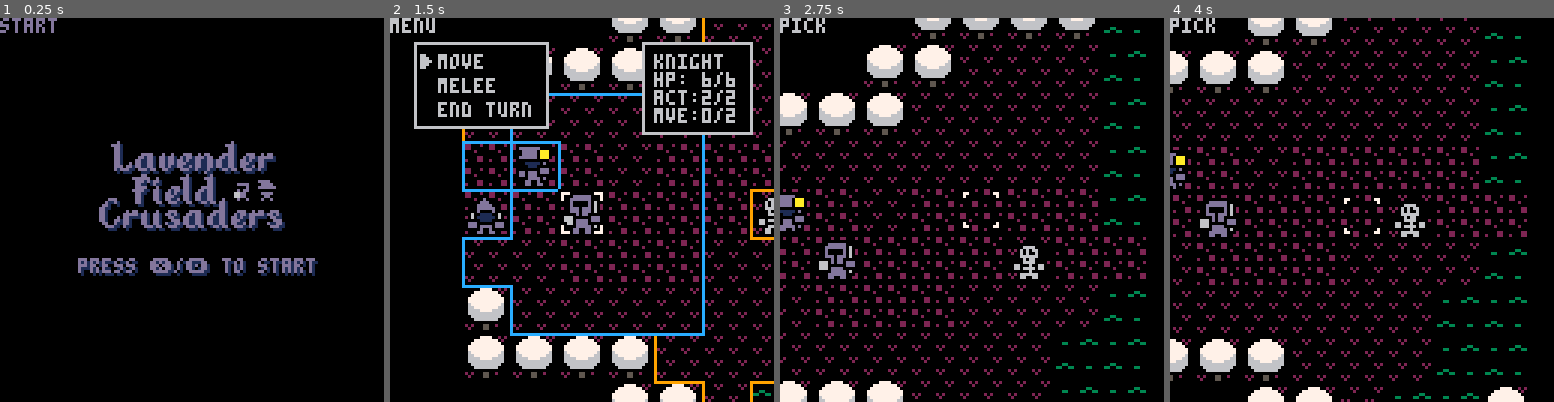
Above: before the commit, frames 1-4 (left to right).
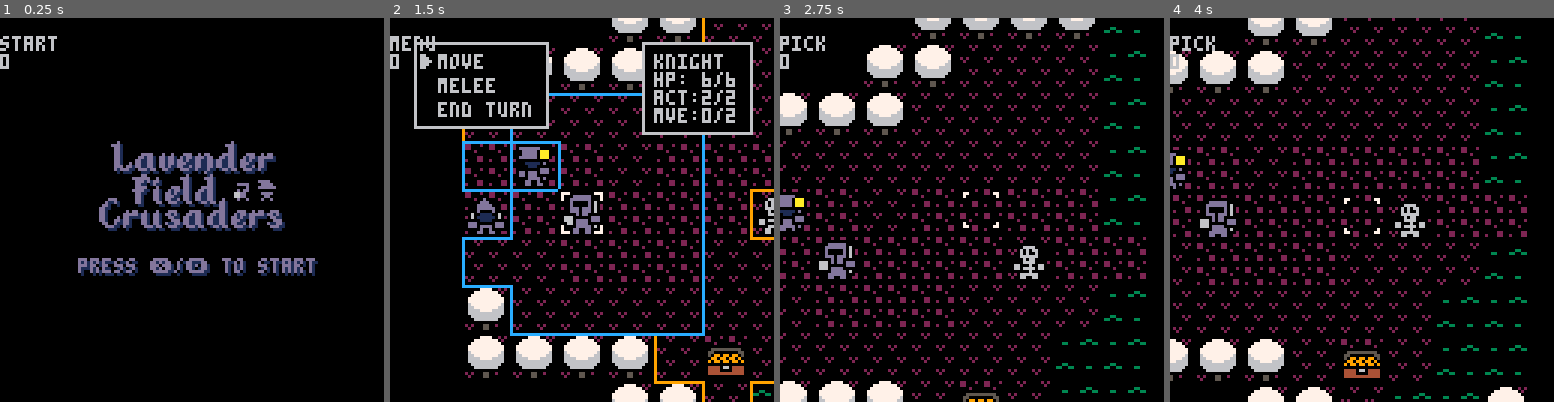
Above: after the commit, the same moments.

Repository: Amelia-Mowers/lavender_field
Game: PICO-8 cartridge lavender_field.p8
Same seed, same stepped clock (60 frames per second), same inputs: the game is played once before the commit and once after it.
Inputs:
- Up to frame 1 (0.25 s): no input
- Up to frame 2 (1.5 s): tap X (X key) at 0.33, 1.07 s; tap O (Z key) at 0.7 s
- Up to frame 3 (2.75 s): hold Right 1.6-2.1 s; tap O (Z key) at 1.7, 2.1, 2.5 s; tap X (X key) at 1.85 s; hold Up 2.15-2.42 s; hold Right from 2.47 s (still down)
- Up to frame 4 (4 s): tap O (Z key) at 2.9, 3.3, 3.7 s; tap X (X key) at 2.97 s; release Right at 3.03 s; hold Left 3.08-3.58 s; hold Down 3.63-3.97 s

The runs differ from the first frame. In frame 1, 0.6% of the frame differs, in the area x 0-15%, y 0-14%; in frame 2, 1.1%, in the area x 0-93%, y 0-94%; in frame 3, 0.7%; in frame 4, 1.1%.

Commit message:
loot and move onto stuff

Diff:
--- a/lavender_field.p8
+++ b/lavender_field.p8
@@ -269,7 +269,7 @@
 2020202020201020202020201020202010101010101010321010101010101010320000000000000000000000000000000000000000000000000000000000000000000000000000000000000000000000000000000000000000000000000000000000000000000000000000000000000000000000000000000000000000000000
 1010202020101010301010101010101010103232323210101010101010101010320000000000000000000000000000000000000000000000000000000000000000000000000000000000000000000000000000000000000000000000000000000000000000000000000000000000000000000000000000000000000000000000
 3210101010101030301010103232323232321010321010101010101010101010320000000000000000000000000000000000000000000000000000000000000000000000000000000000000000000000000000000000000000000000000000000000000000000000000000000000000000000000000000000000000000000000
-3232323210101030301032323232323232101010101010101010101010101010320000000000000000000000000000000000000000000000000000000000000000000000000000000000000000000000000000000000000000000000000000000000000000000000000000000000000000000000000000000000000000000000
+3232323210221030301032323232323232101010101010101010101010101010320000000000000000000000000000000000000000000000000000000000000000000000000000000000000000000000000000000000000000000000000000000000000000000000000000000000000000000000000000000000000000000000
 3232323232103030323232323232323232101010101010101010101010101010320000000000000000000000000000000000000000000000000000000000000000000000000000000000000000000000000000000000000000000000000000000000000000000000000000000000000000000000000000000000000000000000
 3232323232323032323232323232323232101010101010101010101010101010320000000000000000000000000000000000000000000000000000000000000000000000000000000000000000000000000000000000000000000000000000000000000000000000000000000000000000000000000000000000000000000000
 3232323232323030323232323232323232101010101010101010101010101010320000000000000000000000000000000000000000000000000000000000000000000000000000000000000000000000000000000000000000000000000000000000000000000000000000000000000000000000000000000000000000000000
--- a/mod/_draw.lua
+++ b/mod/_draw.lua
@@ -16,6 +16,10 @@
     cls()
     render_victory()
   end
-   print(state, 0, 0)
-   print(debug_print)
+  add(debug_print, state)
+  add(debug_print, exp)
+  print("",0,0,6)
+  for a in all(debug_print) do
+    print(a)
   end
+end
--- a/mod/_init.lua
+++ b/mod/_init.lua
@@ -1,64 +1,66 @@
 function _init()
-    debug_print = ""
-    init_action_menu()
-    init_status_window()
+  debug_print = {}
+  init_action_menu()
+  init_status_window()
 
-    cur_map = maps.trail
+  exp = 0
 
-    state = "start"
-    next_state = nil
+  cur_map = maps.trail
 
-    bounds = vec2:new(15, 15)
+  state = "start"
+  next_state = nil
 
-    anim_timer
-     = timer:new(.5)
+  bounds = vec2:new(15, 15)
 
-    select_cool
-     = timer:new(0.3)
+  anim_timer
+    = timer:new(.5)
 
-    move_cooldown
-     = timer:new(0.6)
+  select_cool
+    = timer:new(0.3)
 
-    moved_last = false
+  move_cooldown
+    = timer:new(0.6)
 
-    e_action_timer
-      = timer:new(0.6)
-    e_action_timer.finished
-      = true
+  moved_last = false
 
-    pointer = insert({
-      {pos_c, vec2:new()},
-      {
-        sprite_c,
-        sprite:new(st.point,5)
-      },
-    })
+  e_action_timer
+    = timer:new(0.6)
+  e_action_timer.finished
+    = true
 
-    camera_focus = pointer
-    camera_pos = vec2:new()
+  pointer = insert({
+    {pos_c, vec2:new()},
+    {
+      sprite_c,
+      sprite:new(st.point,5)
+    },
+  })
 
-    target = insert({
-      {pos_c, vec2:new()},
-      {
-        sprite_c,
-        sprite:new(st.point,4)
-      },
-      {palette_c, {[7] = 6}},
-      {states_visible_c, {
-        target = true,
-        menu = true,
-      }}
-    })
-    target_selection = nil
+  camera_focus = pointer
+  camera_pos = vec2:new()
 
-    grey_scale = {
-      [0] = 0,
-        5,5,5,5,5,5,5,
-      5,5,5,5,5,5,5,5
-    }
+  target = insert({
+    {pos_c, vec2:new()},
+    {
+      sprite_c,
+      sprite:new(st.point,4)
+    },
+    {palette_c, {[7] = 6}},
+    {states_visible_c, {
+      target = true,
+      menu = true,
+    }}
+  })
+  target_selection = nil
 
-    init_map()
+  grey_scale = {
+    [0] = 0,
+      5,5,5,5,5,5,5,
+    5,5,5,5,5,5,5,5
+  }
 
-    update_fog_of_war()
-    update_child_pos()
-  end
+  init_map()
+
+  update_fog_of_war()
+  update_child_pos()
+end
--- a/mod/_update.lua
+++ b/mod/_update.lua
@@ -1,56 +1,57 @@
 function _update()
-    update_state()
-    update_child_vis() -- 2
-    timed_removal()
-    select_cool:tick()
-    if state == "start" then
-      start_menu_control()
-    end
-    if state == "pick" then
-      victory_check()
-      pointer_control_pad()
-      target_select()
-      trigger_end_turn()
-    end
-    if state == "menu" then
-      menu_cursor_control()
-      menu_select()
-      menu_back()
-    end
-    if state == "target" then
-      pointer_control_pad()
-      target_deselect()
-      set_action_target()
-      trigger_action()
-    end
-    if state == "enemy_turn" then
-      enemy_turn()
-    end
-    if state == "new_round" then
-      camera_focus = pointer
-      reset_actions()
-      update_fog_of_war()
-      next_state = "pick"
-    end
-    if state == "victory" then
-      victory_control()
-    end
-    if state == "loss" then
-      loss_control()
-    end
-    loss_check()
-    death_check()
-    update_health_bars()
-    update_menu_cursor()
-    update_anim()
-    update_floating_entities()
-    update_damage_notices()
-    update_attack_animations()
+  debug_print = {}
+  update_state()
+  update_child_vis() -- 2
+  timed_removal()
+  select_cool:tick()
+  if state == "start" then
+    start_menu_control()
   end
+  if state == "pick" then
+    victory_check()
+    pointer_control_pad()
+    target_select()
+    trigger_end_turn()
+  end
+  if state == "menu" then
+    menu_cursor_control()
+    menu_select()
+    menu_back()
+  end
+  if state == "target" then
+    pointer_control_pad()
+    target_deselect()
+    set_action_target()
+    trigger_action()
+  end
+  if state == "enemy_turn" then
+    enemy_turn()
+  end
+  if state == "new_round" then
+    camera_focus = pointer
+    reset_actions()
+    update_fog_of_war()
+    next_state = "pick"
+  end
+  if state == "victory" then
+    victory_control()
+  end
+  if state == "loss" then
+    loss_control()
+  end
+  loss_check()
+  death_check()
+  update_health_bars()
+  update_menu_cursor()
+  update_anim()
+  update_floating_entities()
+  update_damage_notices()
+  update_attack_animations()
+end
 
-  function update_state()
-    if next_state != nil then
-      state = next_state
-      next_state = nil
-    end
+function update_state()
+  if next_state != nil then
+    state = next_state
+    next_state = nil
   end
+end
--- a/mod/actions.lua
+++ b/mod/actions.lua
@@ -139,23 +139,66 @@
   ai_target = function() end,
 
   execute = function(actor)
+    move_interrupt = false
+
     local move_path = path_to(pos_c[actor], action_targets[1], move_block)
 
-    local dist = #move_path -1
+    if move_path == nil or #move_path == 0 then
+      return
+    end
+
+    local reversed_path = {}
+    for i = #move_path, 1, -1 do
+      add(reversed_path, move_path[i])
+    end
+    move_path = reversed_path
+
+    local pos_index = get_pos_index()
+
     local mp = move_points_c[actor]
     local s = speed_c[actor]
     local a = actions_c[actor]
-
-    local mp_use = min(mp, dist)
-    local remaining_steps = dist - mp_use
-    local a_use = ceil(remaining_steps / s)
-
-    local left_over_mp = (a_use * s) - remaining_steps
-
-    move_points_c[actor] = left_over_mp
-    actions_c[actor] = actions_c[actor] - a_use
-
-    pos_c[actor] = action_targets[1]
+    local current_pos = pos_c[actor]
+
+    for i = 2, #move_path do
+      if move_interrupt then
+        break
+      end
+
+      local next_pos = move_path[i]
+
+      if mp > 0 then
+        mp -= 1
+      else
+        if a > 0 and s > 0 then
+          a -= 1
+          local steps_with_action = s
+          steps_with_action -= 1
+          mp = steps_with_action
+        else
+          break
+        end
+      end
+
+      current_pos = next_pos
+      pos_c[actor] = next_pos
+
+      local entities_at_pos = pos_index[next_pos:key()]
+      if entities_at_pos then
+        for _, entity in pairs(entities_at_pos) do
+          if on_move_onto_c[entity] != nil then
+            on_move_onto_c[entity](entity, actor)
+          end
+        end
+      end
+      if move_interrupt then
+        break
+      end
+    end
+
+    move_points_c[actor] = mp
+    actions_c[actor] = a
+
     update_fog_of_war(nil, true)
     update_child_pos()
   end,
--- a/mod/maps.lua
+++ b/mod/maps.lua
@@ -76,10 +76,12 @@
     [48] = sprite:new(st.water),
     [51] = sprite:new(st.dirt),
     [50] = sprite:new(st.grass),
+    [34] = sprite:new(st.dirt),
   }
   map_funcs = {
     [51] = spawn_wall,
     [50] = spawn_tree,
+    [34] = spawn_loot,
   }
   for x = 0, 15 do
     for y = 0, 15 do
@@ -149,3 +151,20 @@
     }},
   })
 end
+
+function spawn_loot(pos)
+  insert({
+    {pos_c, pos},
+    {sprite_c, sprite:new(st.loot, 2)},
+    {obj_c},
+    {block_sight_c},
+    {on_move_onto_c, collect_loot},
+  })
+end
+
+function collect_loot(triggered, actor)
+  if player_c[actor] != nil then
+    delete(triggered)
+    exp += 100
+  end
+end
--- a/mod/mobs.lua
+++ b/mod/mobs.lua
@@ -11,7 +11,8 @@
 remains_c,
 sight_c,
 block_move_c,
-block_sight_c = batch_comp(14)
+block_sight_c,
+on_move_onto_c = batch_comp(15)
 
 function new_mob(
   name,
--- a/mod/sprites.lua
+++ b/mod/sprites.lua
@@ -35,6 +35,7 @@
     },
     wall = {10},
     tree = {44},
+    loot = {14},
     wall_bottom = {{0,0,42,43}},
     rubble = {{0,0,58,59}},
     skull = {12},
Not shown, changed: 22 lines of the sprite sheet (__gfx__) section of lavender_field.p8
